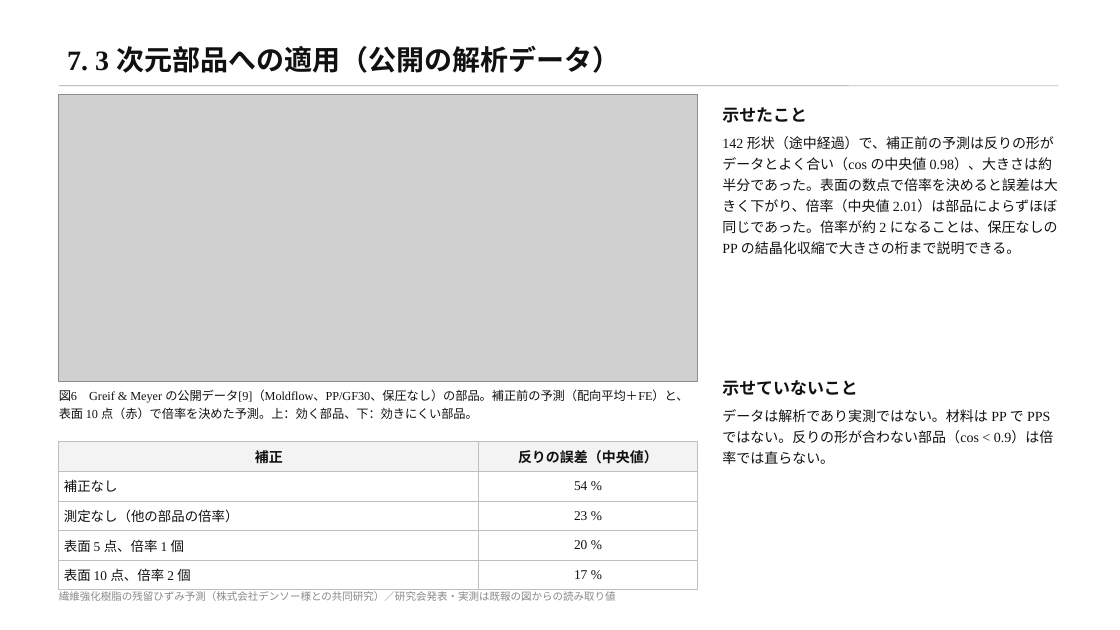
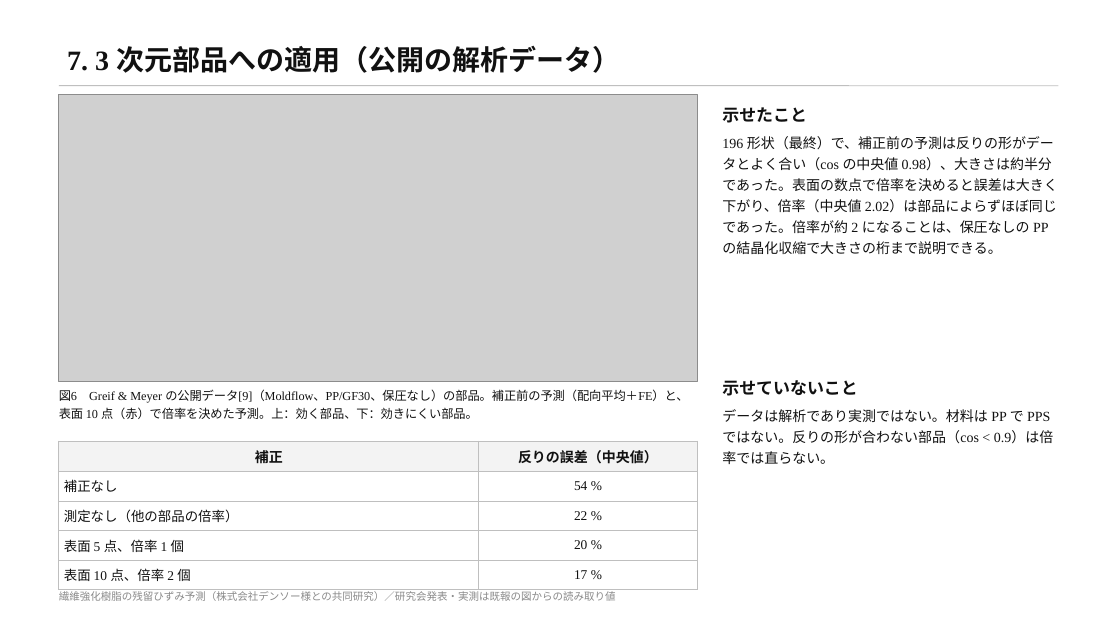
Before and after one commit to keisuke58/wccm2026-cfrp-gnn, a slide deck: slide 10 of slides/denso_kenkyukai.pptx. Drawn at 1120x630 pixels with LibreOffice and Linux fonts; fonts in the diff are those of the drawing; grey boxes stand for pictures. Boxes give left, top, right and bottom in pixels: in the first picture for what was removed or moved away, otherwise in the second. Text is boxed around its words. In the diff, an @@ line names an element or a change of style, - is before the commit and + after.

```diff
--- a/slides/denso_kenkyukai.pptx
+++ b/slides/denso_kenkyukai.pptx
@@ text at (722, 136, 1057, 254): text changed @@
-142 形状（途中経過）で、補正前の予測は反りの形がデータとよく合い（cos の中央値 0.98）、大きさは約半分であった。表面の数点で倍率を決めると誤差は大きく下がり、倍率（中央値 2.01）は部品によらずほぼ同じであった。倍率が約 2 になることは、保圧なしの PP の結晶化収縮で大きさの桁まで説明できる。
+196 形状（最終）で、補正前の予測は反りの形がデータとよく合い（cos の中央値 0.98）、大きさは約半分であった。表面の数点で倍率を決めると誤差は大きく下がり、倍率（中央値 2.02）は部品によらずほぼ同じであった。倍率が約 2 になることは、保圧なしの PP の結晶化収縮で大きさの桁まで説明できる。
@@ table at (59, 441, 697, 585) @@
-row 3, column 2: 23 %
+row 3, column 2: 22 %
```
Also in this commit, not shown: 25 other files.
